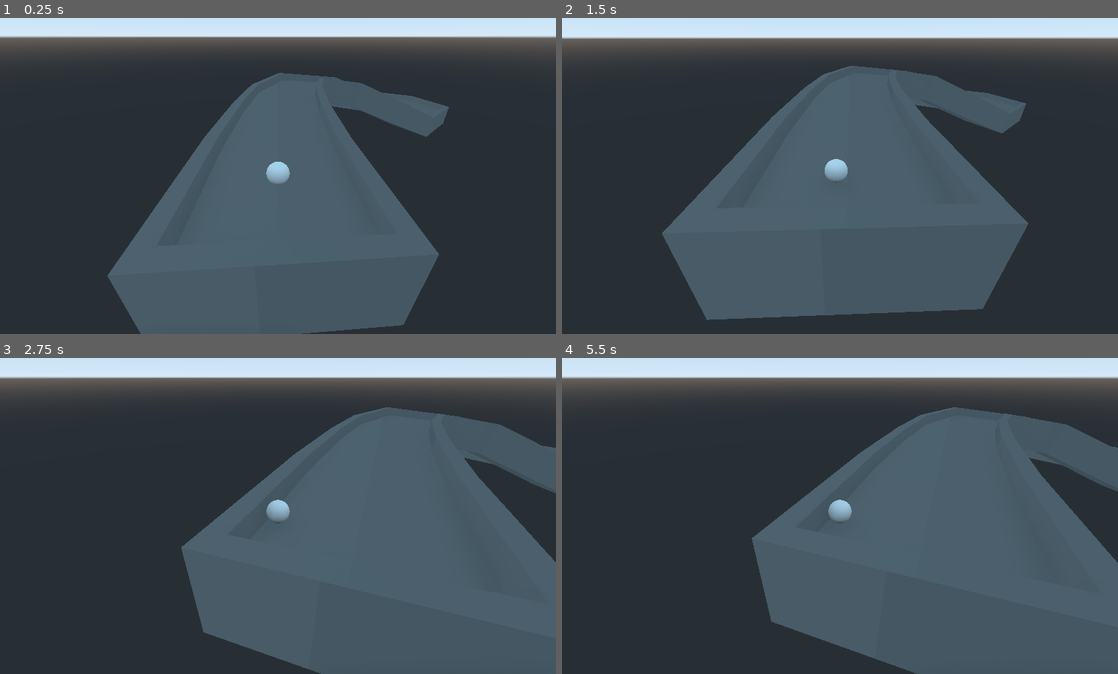
Above: before the commit, frames 1-4 (two rows, left to right).
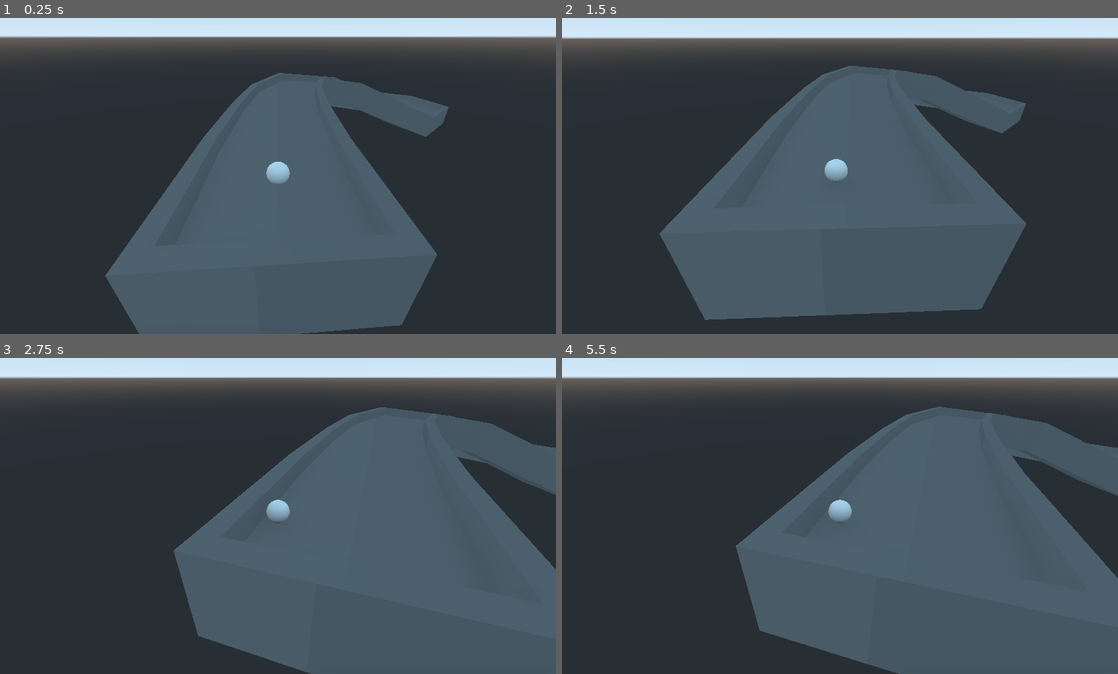
Above: after the commit, the same moments.

Repository: SlashScreen/golf
Game: Godot game, scene res://Levels/test_level.tscn
Same seed, same stepped clock (60 frames per second), same inputs: the game is played once before the commit and once after it.
Inputs (mouse positions are in pixels of both pictures, inside the frame that each line leads up to):
- Up to frame 1 (0.25 s): no input
- Up to frame 2 (1.5 s): move the mouse to (962, 153) at 0.52 s; click (962, 153) at 0.67 s; tap Enter at 1.25 s; move the mouse to (728, 188) at 1.27 s; click (728, 188) at 1.42 s
- Up to frame 3 (2.75 s): move the mouse to (333, 440) at 2.02 s; click (333, 440) at 2.17 s
- Up to frame 4 (5.5 s): move the mouse to (812, 576) at 2.77 s; click (812, 576) at 2.92 s; move the mouse to (1006, 560) at 3.52 s; click (1006, 560) at 3.67 s; move the mouse to (673, 462) at 4.27 s; click (673, 462) at 4.42 s; tap Space at 5 s; move the mouse to (867, 512) at 5.02 s; click (867, 512) at 5.17 s

The runs differ from the first frame. In frame 1, 0.4% of the frame differs, in the area x 18-81%, y 17-100%; in frame 2, 0.4%; in frame 3, 1.6%; in frame 4, 3.8%, in the area x 31-100%, y 15-100%.
Error before the commit: Invalid get index 'position' (on base: 'InputEventKey'). (res://Scripts/Arrow.gd:15)
Error after the commit: Invalid call. Nonexistent function 'reset' in base 'StaticBody'. (res://Scripts/Kill_Volume.gd:11)

Commit message:
oh no

Diff:
--- a/Levels/test_level.tscn
+++ b/Levels/test_level.tscn
@@ -1,12 +1,16 @@
-[gd_scene load_steps=3 format=2]
+[gd_scene load_steps=4 format=2]
 
 [ext_resource path="res://Objects/Golf_Ball_Obj.tscn" type="PackedScene" id=1]
 [ext_resource path="res://Objects/Course.tscn" type="PackedScene" id=2]
+[ext_resource path="res://Objects/Kill_Volume.tscn" type="PackedScene" id=3]
 
 [node name="test_level" type="Spatial"]
 
 [node name="Golf_Ball_Obj" parent="." instance=ExtResource( 1 )]
-transform = Transform( -4.37503e-08, 0, -1.00089, 0, 1.00089, 0, 1.00089, 0, -4.37503e-08, 0, 0, 0 )
+transform = Transform( -4.37503e-08, 0, -1.00089, 0, 1.00089, 0, 1.00089, 0, -4.37503e-08, 0, 0, 0.0240951 )
 
 [node name="Course" parent="." instance=ExtResource( 2 )]
 transform = Transform( 1.97147, 0, 0, 0, 1.97147, 0, 0, 0, 1.97147, 2.36525, -1.60759, 0 )
+
+[node name="Kill_Volume" parent="." instance=ExtResource( 3 )]
+transform = Transform( 33.8851, 0, 0, 0, 1, 0, 0, 0, 33.8851, 0, -4.56492, 0 )
--- a/Objects/Golf_Ball_Obj.tscn
+++ b/Objects/Golf_Ball_Obj.tscn
@@ -17,15 +17,15 @@
 [node name="Ball" type="RigidBody" parent="."]
 script = ExtResource( 1 )
 
-[node name="CollisionShape" type="CollisionShape" parent="Ball"]
+[node name="Spherecollider" type="CollisionShape" parent="Ball"]
 shape = SubResource( 1 )
 
-[node name="MeshInstance" type="MeshInstance" parent="Ball"]
+[node name="Ballmesh" type="MeshInstance" parent="Ball"]
 transform = Transform( 0.2, 0, 0, 0, 0.2, 0, 0, 0, 0.2, 0, 0, 0 )
 mesh = SubResource( 2 )
 material/0 = null
 
-[node name="Sprite3D" type="Sprite3D" parent="Ball"]
+[node name="Arrow" type="Sprite3D" parent="Ball"]
 axis = 1
 texture = ExtResource( 2 )
 script = ExtResource( 3 )
--- /dev/null
+++ b/Objects/Kill_Volume.tscn
@@ -0,0 +1,15 @@
+[gd_scene load_steps=3 format=2]
+
+[ext_resource path="res://Scripts/Kill_Volume.gd" type="Script" id=1]
+
+[sub_resource type="BoxShape" id=1]
+
+[node name="Kill_Volume" type="Spatial"]
+
+[node name="Area" type="Area" parent="."]
+script = ExtResource( 1 )
+
+[node name="CollisionShape" type="CollisionShape" parent="Area"]
+shape = SubResource( 1 )
+[connection signal="area_shape_entered" from="Area" to="Area" method="_on_Area_area_shape_entered"]
+[connection signal="body_entered" from="Area" to="Area" method="_on_Area_body_entered"]
--- a/Scripts/Arrow.gd
+++ b/Scripts/Arrow.gd
@@ -4,6 +4,7 @@
 var ray_length = 1000
 var max_power = 15
 var end_dist = 7
+export var last_pos = Vector3(0,0,0)
 
 func _ready():
 	set_as_toplevel(true)
@@ -27,6 +28,7 @@
 		look_at(result.position,Vector3(0,1,0)) #set_rotation(Vector3(0,newdir.y,0))
 		set_scale(Vector3(1,1,d/end_dist))
 		if event is InputEventMouseButton and event.pressed and event.button_index == 1 and ball.STATE == "still": #if mouse button clicked
+			last_pos = to_global(get_translation())
 			ball.apply_central_impulse(newdir*((d/end_dist)*max_power)) #apply impulse
 
 func _process(delta):
--- a/Scripts/Golf_Ball.gd
+++ b/Scripts/Golf_Ball.gd
@@ -7,10 +7,17 @@
 
 func _ready():
 	#Load textures and things later
-	pass
+	pass#connect("oob",self,"_on_oob")
 
 func _process(delta):
+	print(get_translation())
 	if get_linear_velocity().length() <= .01:
 		STATE = "still"
 	else:
 		STATE = "moving"
+
+func reset():
+	print("Reset " + str(get_node("Arrow").last_pos))
+	set_linear_velocity(Vector3(0,0,0))
+	set_translation(get_node("Arrow").last_pos)
+	print(get_translation())
--- /dev/null
+++ b/Scripts/Kill_Volume.gd
@@ -0,0 +1,12 @@
+extends Area
+#Note: Kill volume must always be under root
+#signal oob
+func _ready():
+	pass
+	#print(get_parent().name)
+	#get_parent().get_parent().get_node("Golf_Ball_Obj").connect("oob",get_parent().get_parent().get_node("Golf_Ball_Obj"),"Spatial_on_oob")
+
+func _on_Area_body_entered(body):
+	print(body.name)
+	body.reset()
+	#emit_signal("oob")
--- a/project.godot
+++ b/project.godot
@@ -15,7 +15,7 @@
 
 [application]
 
-config/name="AsteroidBlastersDeluxe"
+config/name="its_golf"
 run/main_scene="res://Levels/test_level.tscn"
 config/icon="res://assets/assets/graphics/icon.png"
 
